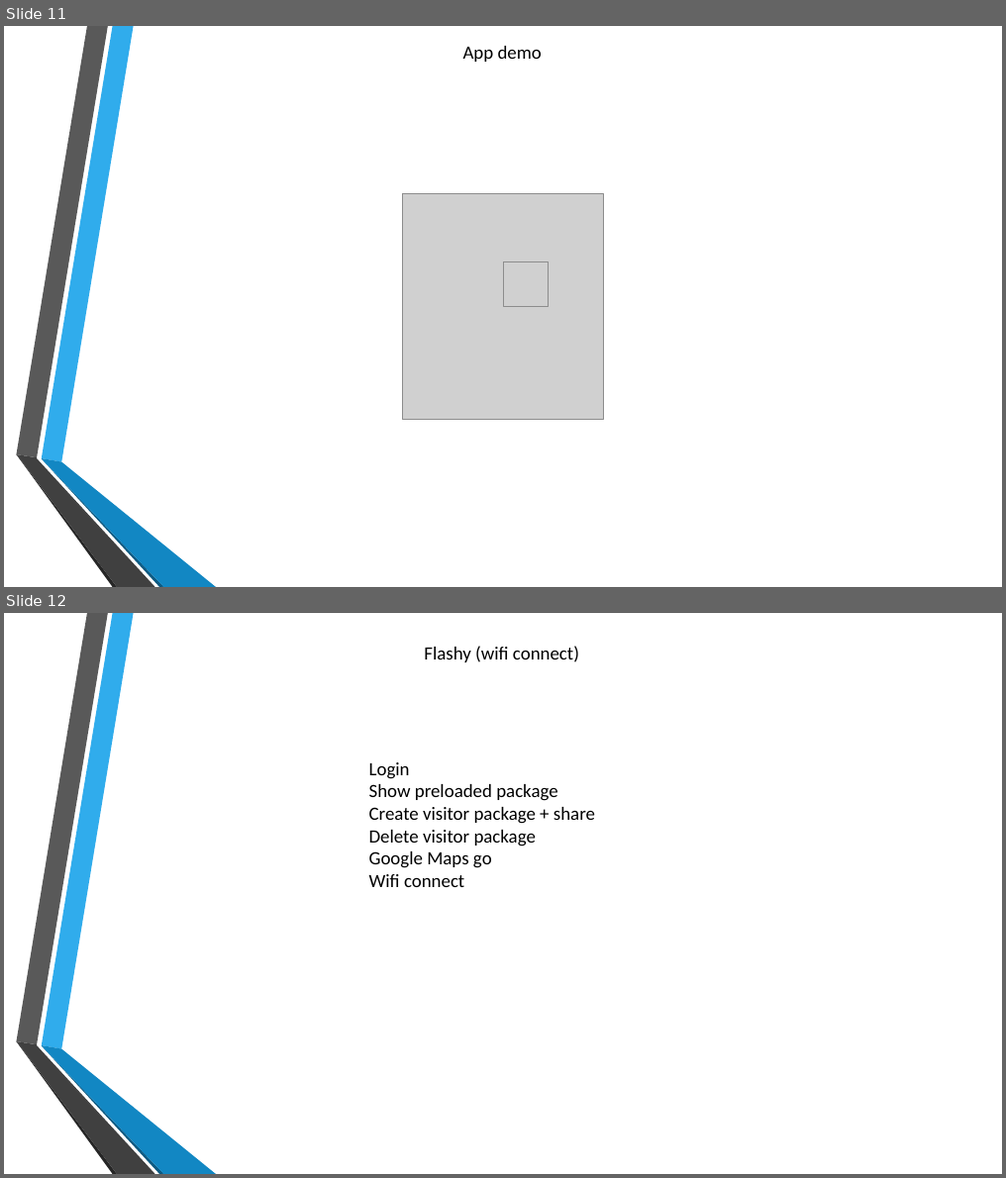
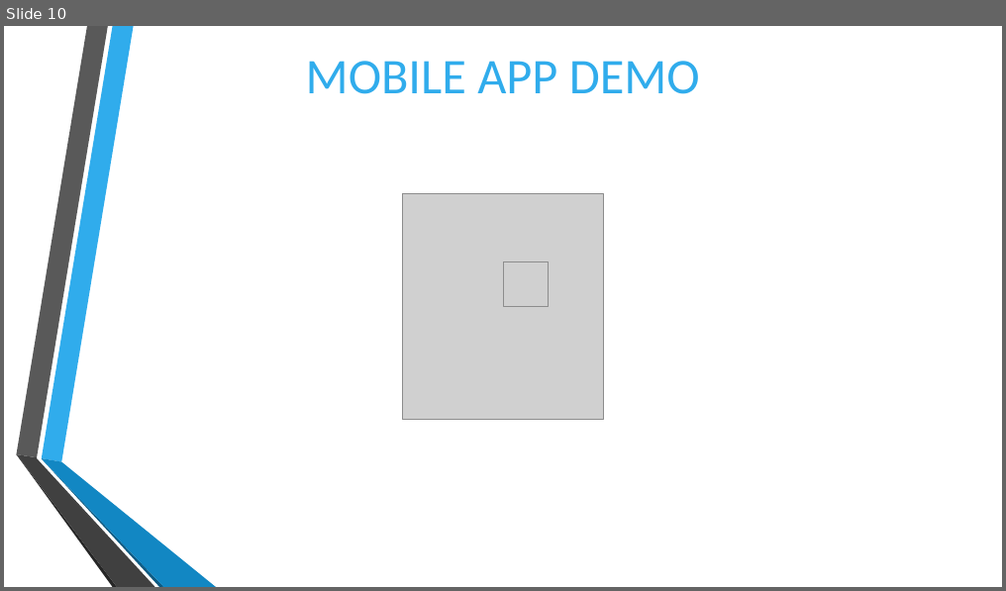
Before and after one commit to cos301-2019-se/Smart-NFC-Card-Applications, a slide deck: Documentation/Demo 3/Demo3 Presentation.pptx. Shown one above the other, each under a label of ours: slides 11 and 12 before the commit, slide 10 after it. The pictures are 1006x1178 and 1006x591 pixels, drawn with LibreOffice and Linux fonts; fonts in the diff are those of the drawing; grey boxes stand for pictures; background and template pictures are left out. Boxes give left, top, right and bottom in pixels: in the first picture for what was removed or moved away, otherwise in the second. Text is boxed around its words. In the diff, an @@ line names an element or a change of style, - is before the commit and + after.

Commit message:
Finished demo 3 presentation

```diff
--- a/Documentation/Demo 3/Demo3 Presentation.pptx
+++ b/Documentation/Demo 3/Demo3 Presentation.pptx
@@ slide 12 removed at (4,613,1002,1174), background picture (left out); not listed: 6 template elements that a slide beside it also shows @@
@@ text removed at (424,646,579,663) @@
-Flashy (wifi connect)
@@ text removed at (369,762,595,887) @@
-Login
-Show preloaded package
-Create visitor package + share
-Delete visitor package
-Google Maps go
-Wifi connect
@@ what was slide 11 is now slide 10 @@
@@ slide 10 changed as well @@
@@ text at (306,61,700,94): text changed; size 18 to 48 pt; text colour #000000 to #30ACEC @@
-App demo
+MOBILE APP DEMO
```
Also in this commit, not shown: 9 other slides changed, 1 slide added, 2 other slides removed.
